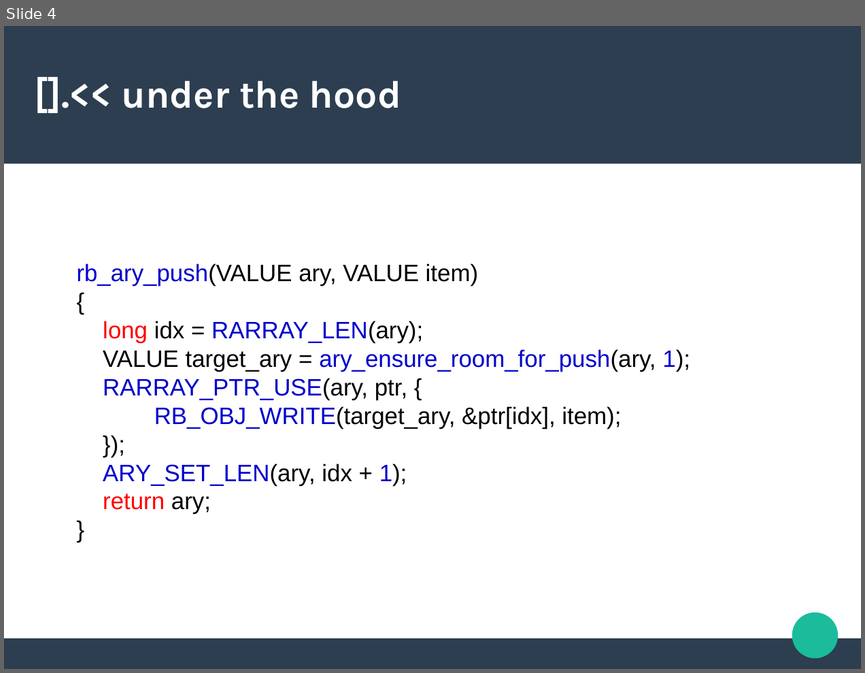
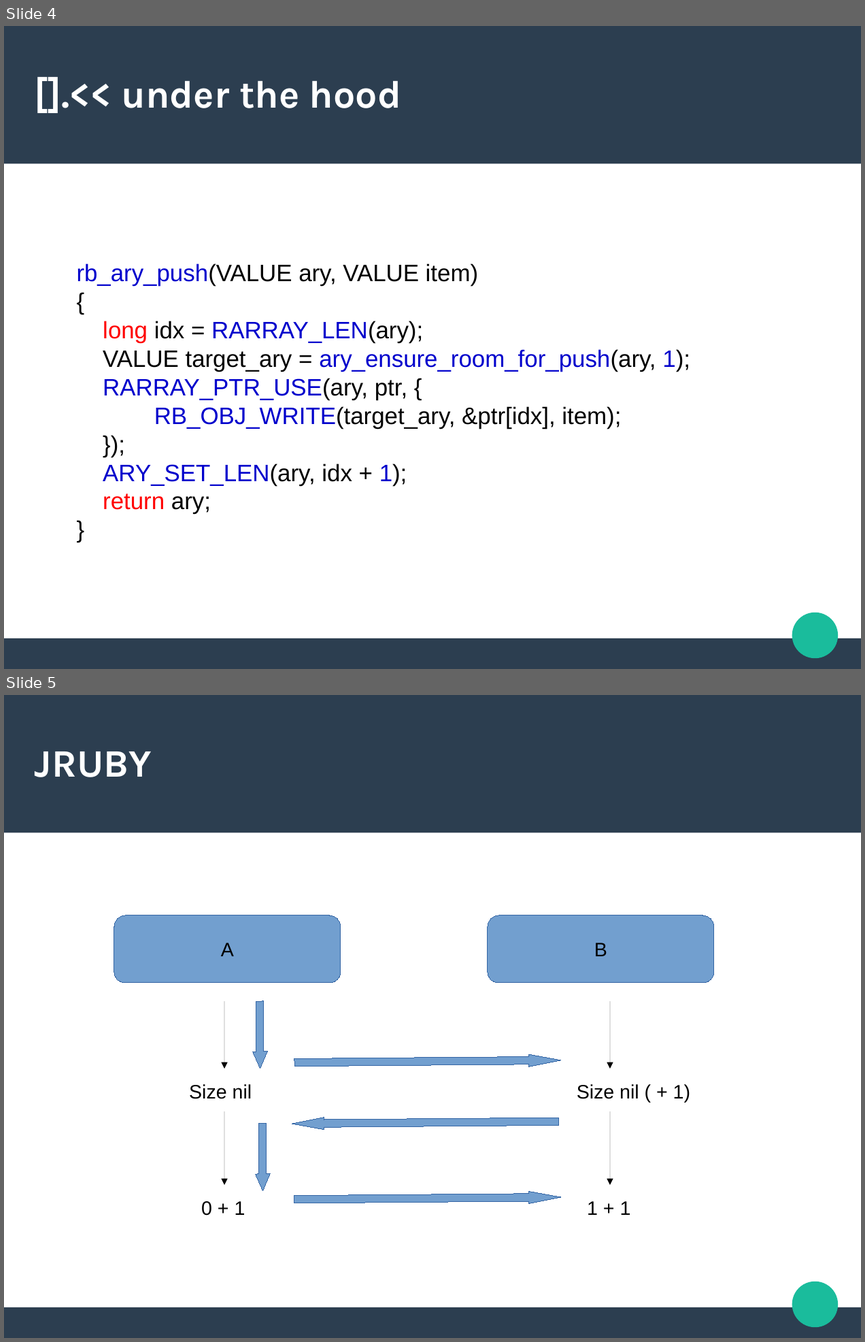
Before and after one commit to Yaponcik/presentations, a slide deck: sept2018/presentation.odp. Shown one above the other, each under a label of ours: slide 4 before the commit, slides 4 and 5 after it. The pictures are 865x673 and 865x1342 pixels, drawn with LibreOffice and Linux fonts; fonts in the diff are those of the drawing. Boxes give left, top, right and bottom in pixels: in the first picture for what was removed or moved away, otherwise in the second. Text is boxed around its words. In the diff, an @@ line names an element or a change of style, - is before the commit and + after.

```diff
--- a/sept2018/presentation.odp
+++ b/sept2018/presentation.odp
@@ slide 5 added at box(4, 695, 861, 1338), background #FFFFFF; not listed: 3 template elements that a slide beside it also shows @@
@@ title added at box(35, 751, 152, 777), 36 pt, text #FFFFFF, bold @@
+JRUBY
@@ rounded rectangle added at box(114, 915, 341, 983), fill #729FCF, outline #3465A4 0 pt, 18 pt, text #000000 @@
+A
@@ rounded rectangle added at box(487, 915, 714, 983), fill #729FCF, outline #3465A4 0 pt, 18 pt, text #000000 @@
+B
@@ arrow added from (224, 1001) to (224, 1068), #000000 0 pt @@
@@ left arrow added at box(252, 1001, 267, 1068), fill #729FCF, outline #3465A4 0 pt @@
@@ arrow added from (611, 1001) to (611, 1068), #000000 0 pt @@
@@ left arrow added at box(295, 1054, 562, 1068), fill #729FCF, outline #3465A4 0 pt @@
@@ text added at box(189, 1084, 252, 1099), 18 pt, text #000000 @@
+Size nil
@@ text added at box(577, 1084, 690, 1102), 18 pt, text #000000 @@
+Size nil ( + 1)
@@ arrow added from (224, 1111) to (224, 1185), #000000 0 pt @@
@@ left arrow added at box(292, 1115, 558, 1130), fill #729FCF, outline #3465A4 0 pt @@
@@ arrow added from (611, 1111) to (611, 1185), #000000 0 pt @@
@@ left arrow added at box(254, 1123, 270, 1191), fill #729FCF, outline #3465A4 0 pt @@
@@ text added at box(201, 1201, 245, 1215), 18 pt, text #000000 @@
+0 + 1
@@ left arrow added at box(294, 1191, 561, 1206), fill #729FCF, outline #3465A4 0 pt @@
@@ text added at box(587, 1201, 631, 1215), 18 pt, text #000000 @@
+1 + 1
```
Also in this commit, not shown: 1 other slide added, 1 other file.
